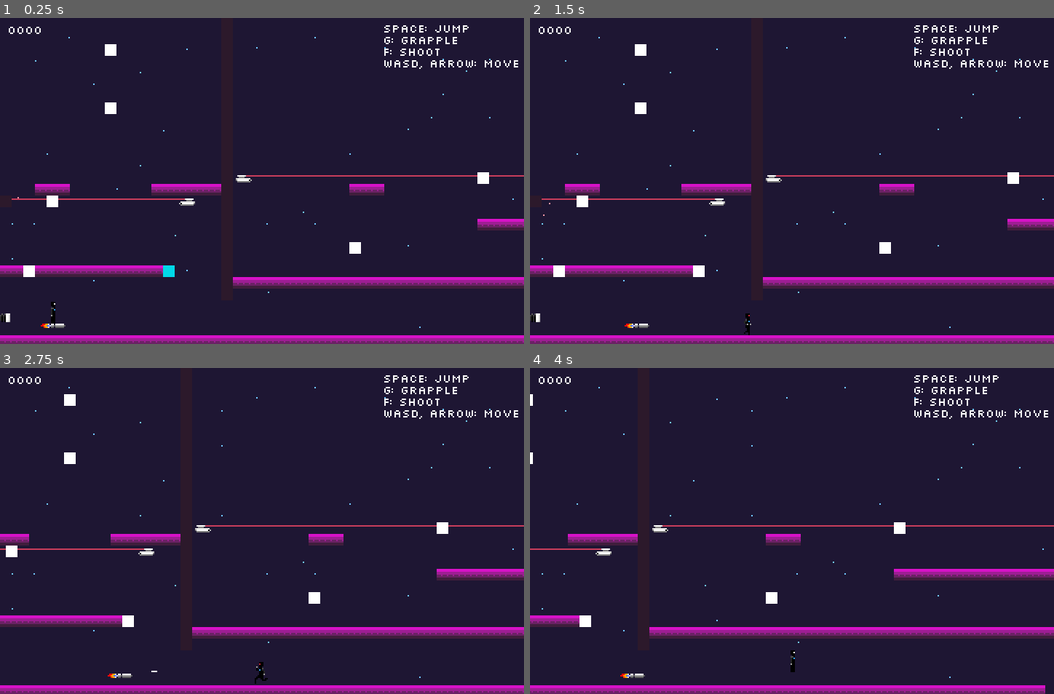
Above: before the commit, frames 1-4 (two rows, left to right).
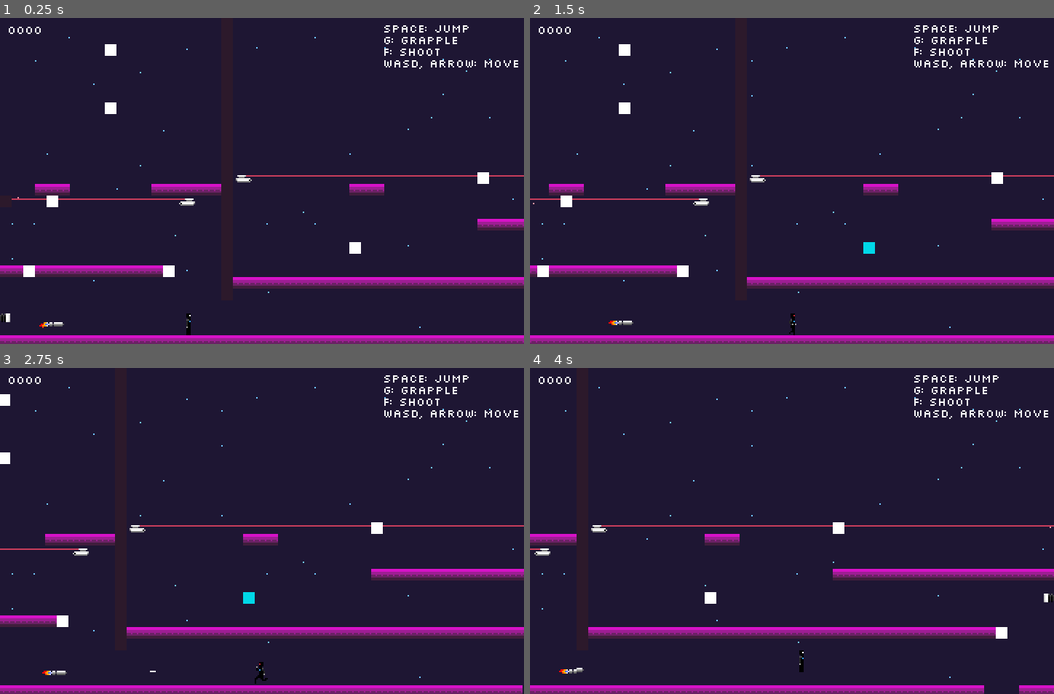
Above: after the commit, the same moments.

Repository: antiomiae/mario
Game: Godot game, scene res://tether/mega_scene.tscn
The game is run twice, just before and just after one commit, with the same random seed, the same clock (stepped at 60 frames per second) and the same inputs.
Inputs:
- Up to frame 1 (0.25 s): no input
- Up to frame 2 (1.5 s): hold Right (ui_right) from 0.53 s (still down); tap G (grapple) at 0.6 s; tap Space (jump) at 0.77 s; tap Shift (run) at 1.35 s
- Up to frame 3 (2.75 s): tap Space (jump) at 1.52 s; release Right (ui_right) at 2.03 s; hold Left (ui_left) from 2.03 s (still down); tap F (shoot) at 2.1 s
- Up to frame 4 (4 s): release Left (ui_left) at 2.78 s; hold Right (ui_right) from 2.78 s (still down); tap G (grapple) at 2.85 s; tap Space (jump) at 3.02, 3.77 s; tap Shift (run) at 3.6 s

The runs differ from the first frame. In frame 1, 0.2% of the frame differs, in the area x 7-37%, y 75-98%; in frame 2, 2.9%; in frame 3, 4.5%, in the area x 0-100%, y 8-100%; in frame 4, 4.3%.

Commit message:
.

Diff:
--- a/projectile/rocket.gd
+++ b/projectile/rocket.gd
@@ -3,9 +3,16 @@
 export var velocity := Vector2()
 export var power := 200.0
 
+enum TrackingMode { DUMB, SMART }
+
+export(TrackingMode) var tracking_mode := TrackingMode.DUMB
+
+export(NodePath) var target
+
 const Explosion = preload("res://projectile/effects/explosion.tscn")
 
 func _physics_process(delta):
+    _update_velocity()
     var collision = move_and_collide(velocity, false, true, true)
 
     if collision:
@@ -24,7 +31,14 @@
             explosion.rotation = pc.normal.angle()
             explosion.play()
 
-        self.queue_free()
-
+        #self.queue_free()
 
     position += velocity
+
+func _update_velocity():
+    if tracking_mode == TrackingMode.SMART:
+        if target:
+            var _target = get_node(target)
+            var angle = (_target.position - position).angle()
+            velocity = velocity.length()*Vector2.RIGHT.rotated(angle)
+            rotation = angle
--- a/tether/mega_scene.tscn
+++ b/tether/mega_scene.tscn
@@ -107,7 +107,7 @@
 position = Vector2( 332, 156 )
 
 [node name="player" parent="." instance=ExtResource( 7 )]
-position = Vector2( 32, 245 )
+position = Vector2( 129, 245 )
 
 [node name="Camera2D" type="Camera2D" parent="player"]
 current = true
@@ -138,3 +138,7 @@
 collision_layer = 8
 collision_mask = 3
 velocity = Vector2( 0.5, 0 )
+tracking_mode = 1
+target = NodePath("../player")
+
+[connection signal="died" from="player" to="." method="_on_player_died"]
--- a/tether/player.gd
+++ b/tether/player.gd
@@ -317,7 +317,6 @@
     new_body.position = self.position
     new_body.get_node("CollisionShape2D").shape = $standing_hitbox.shape.duplicate(true)
 
-
     #self.visible = false
     $standing_hitbox.disabled = true
     $crouching_hitbox.disabled = true
Not shown, added: sprites/fighters_concept.png.import
Not shown, changed: demo.exe
Not shown, added: demo.pck
